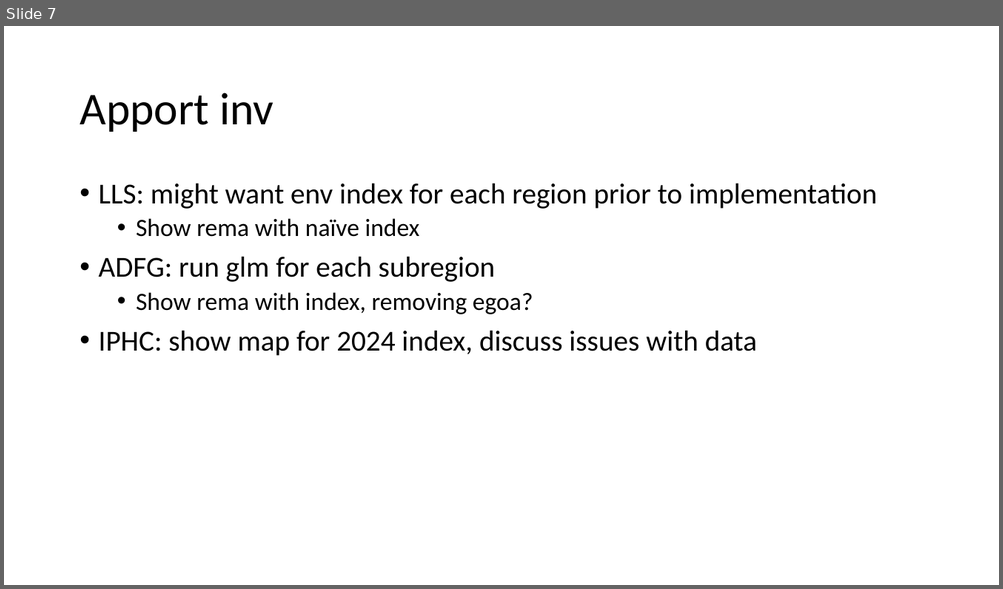
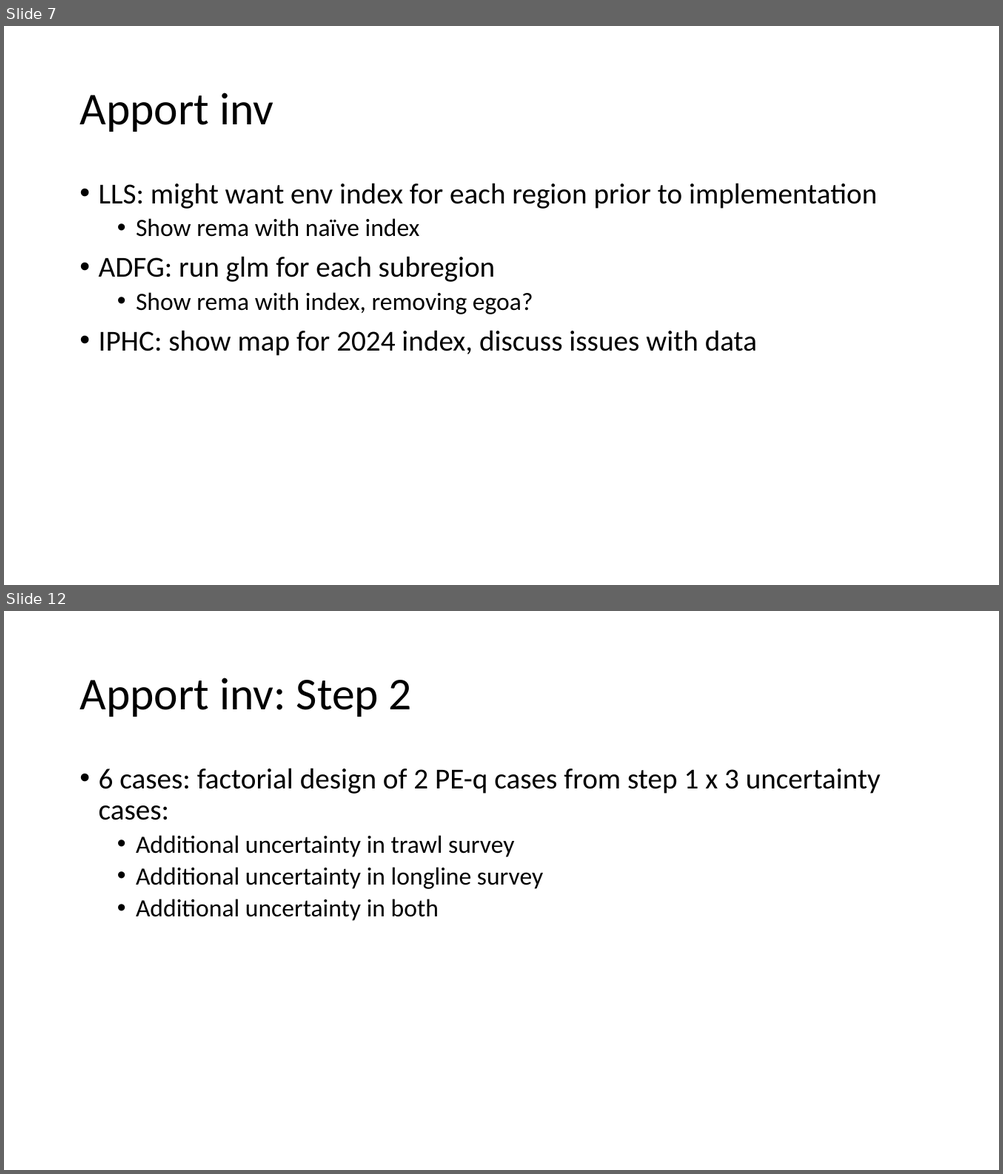
Before and after one commit to pete-hulson/goa_pcod, a slide deck: 2024/presentation/sept_pt/sept_pt_notes.pptx. Shown one above the other, each under a label of ours: slide 7 before the commit, slides 7 and 12 after it; the slides between them are not shown. The pictures are 1003x589 and 1003x1174 pixels, drawn with LibreOffice and Linux fonts; fonts in the diff are those of the drawing. Boxes give left, top, right and bottom in pixels: in the first picture for what was removed or moved away, otherwise in the second. Text is boxed around its words. In the diff, an @@ line names an element or a change of style, - is before the commit and + after.

Commit message:
add apport results and disc

```diff
--- a/2024/presentation/sept_pt/sept_pt_notes.pptx
+++ b/2024/presentation/sept_pt/sept_pt_notes.pptx
@@ slide 12 added at box(4, 611, 999, 1170), background #FFFFFF @@
@@ title added at box(79, 678, 412, 717), 44 pt, text #000000 @@
+Apport inv: Step 2
@@ text added at box(99, 768, 880, 921), 24 pt, text #000000 @@
+• 6 cases: factorial design of 2 PE-q cases from step 1 x 3 uncertainty cases:
+  • Additional uncertainty in trawl survey
+  • Additional uncertainty in longline survey
+  • Additional uncertainty in both
```
Also in this commit, not shown: 12 other slides added, 2 other files.
